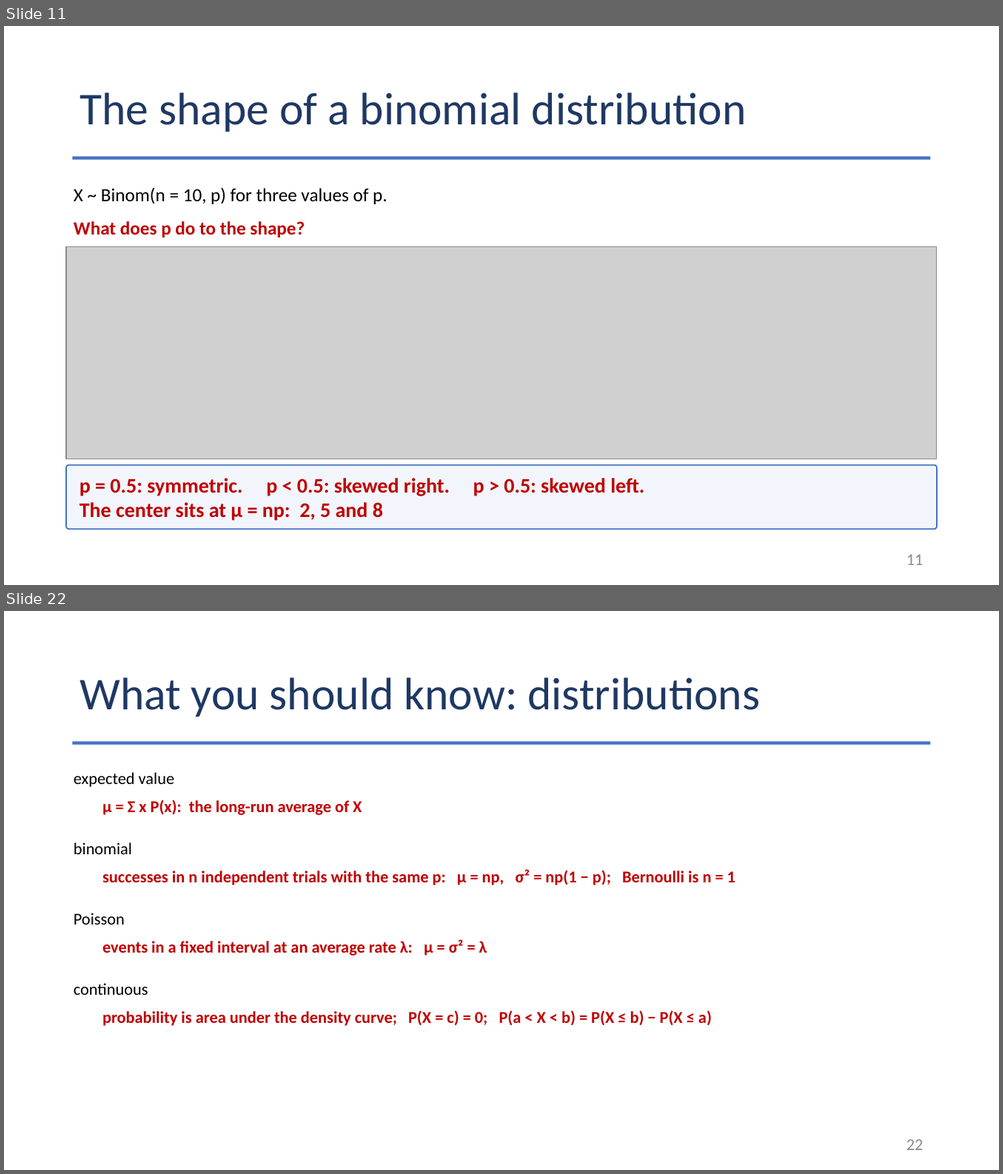
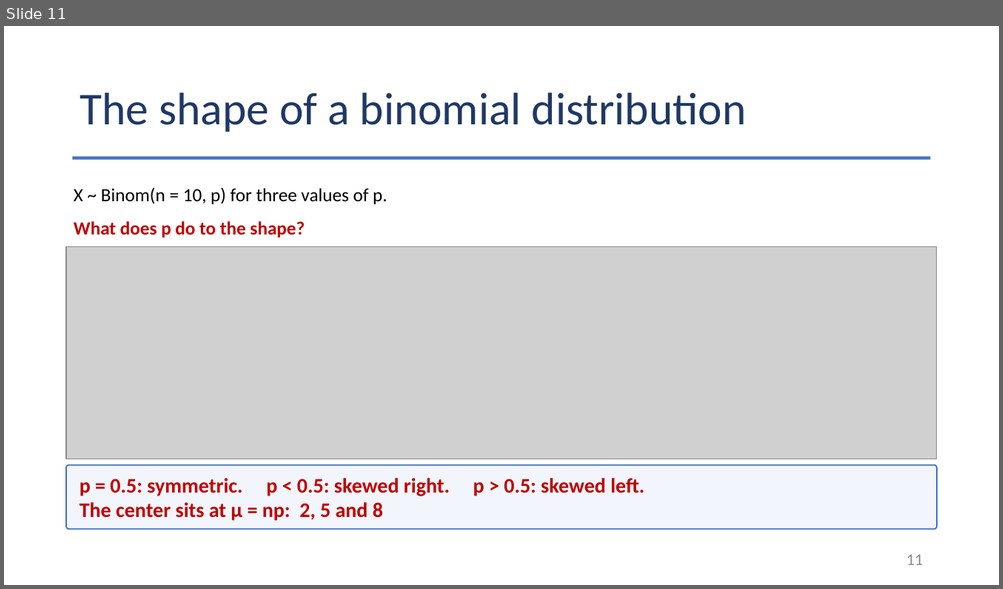
Before and after one commit to Jarred6068/UI_STAT251-03_Spring_2024, a slide deck: docs/lecture_slides/Week 7/2026/Week7_Lecture16_Slides_10_7_2026.pptx. Shown one above the other, each under a label of ours: slides 11 and 22 before the commit, slide 11 after it; the slides between them are not shown. The pictures are 1003x1174 and 1003x589 pixels, drawn with LibreOffice and Linux fonts; fonts in the diff are those of the drawing; grey boxes stand for pictures. Boxes give left, top, right and bottom in pixels: in the first picture for what was removed or moved away, otherwise in the second. Text is boxed around its words. In the diff, an @@ line names an element or a change of style, - is before the commit and + after.

```diff
--- a/docs/lecture_slides/Week 7/2026/Week7_Lecture16_Slides_10_7_2026.pptx
+++ b/docs/lecture_slides/Week 7/2026/Week7_Lecture16_Slides_10_7_2026.pptx
@@ slide 22 removed at [4, 611, 999, 1170], background #FFFFFF @@
@@ title removed at [79, 678, 760, 717] @@
-What you should know: distributions
@@ rectangle removed at [73, 741, 930, 744] @@
@@ text removed at [74, 772, 174, 787] @@
-expected value
@@ text removed at [102, 800, 361, 815] @@
-μ = Σ x P(x): the long-run average of X
@@ text removed at [74, 843, 132, 854] @@
-binomial
@@ text removed at [102, 869, 735, 886] @@
-successes in n independent trials with the same p: μ = np, σ² = np(1 − p); Bernoulli is n = 1
@@ text removed at [74, 913, 125, 925] @@
-Poisson
@@ text removed at [102, 940, 487, 956] @@
-events in a fixed interval at an average rate λ: μ = σ² = λ
@@ text removed at [74, 983, 148, 995] @@
-continuous
@@ text removed at [102, 1011, 711, 1026] @@
-probability is area under the density curve; P(X = c) = 0; P(a < X < b) = P(X ≤ b) − P(X ≤ a)
@@ page number removed at [906, 1139, 923, 1150] @@
-22
```
Also in this commit, not shown: 1 slide changed, 10 other slides removed, 27 other files.
